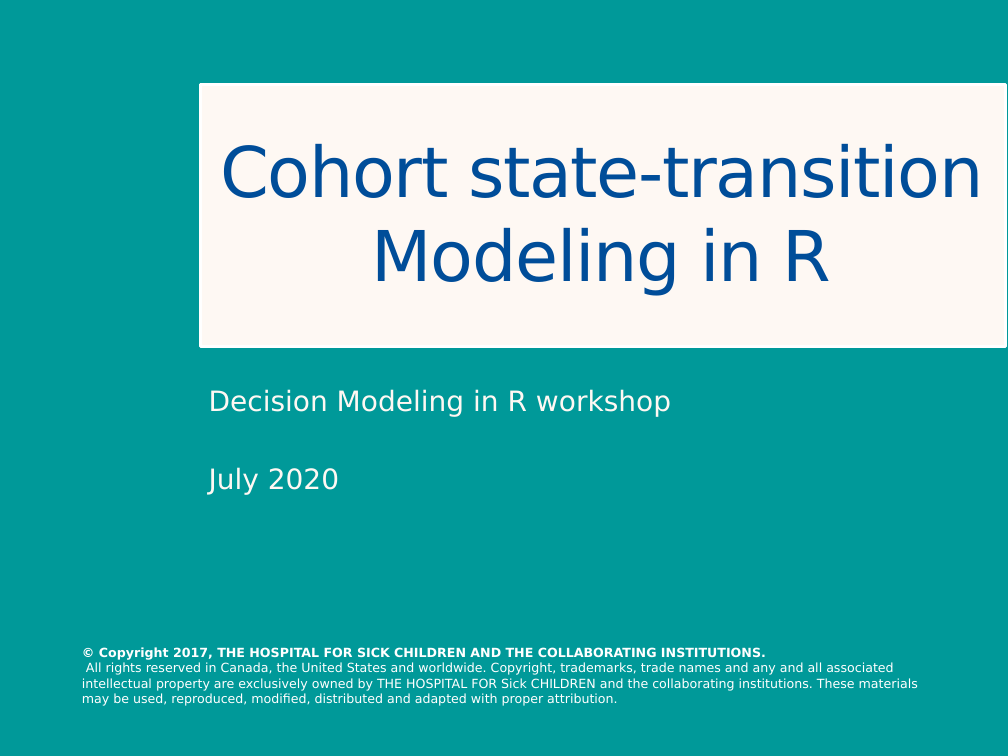
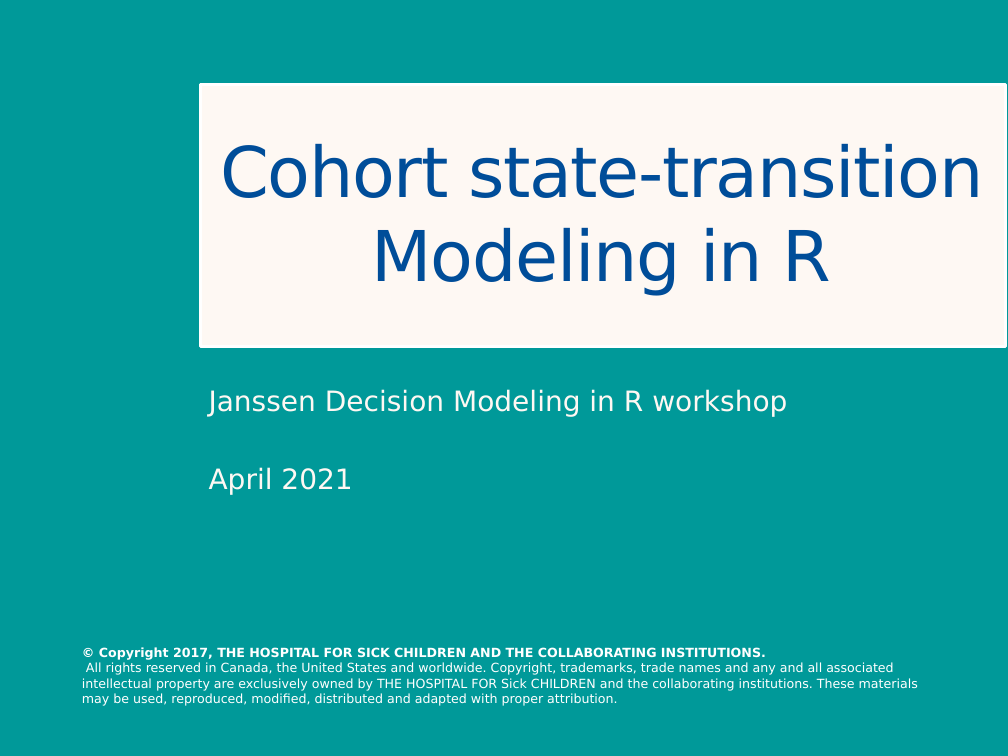
Before and after one commit to DARTH-git/Course-Modularization, a slide deck: slide 1 of static/Course_Modularization/Markov models/Slides/MarkovModelSlides_Janssen.pptx. Drawn at 1008x756 pixels with LibreOffice and Linux fonts; fonts in the diff are those of the drawing. Boxes give left, top, right and bottom in pixels: in the first picture for what was removed or moved away, otherwise in the second. Text is boxed around its words. In the diff, an @@ line names an element or a change of style, - is before the commit and + after.

```diff
--- a/static/Course_Modularization/Markov models/Slides/MarkovModelSlides_Janssen.pptx
+++ b/static/Course_Modularization/Markov models/Slides/MarkovModelSlides_Janssen.pptx
@@ subtitle at (x1=209, y1=389, x2=787, y2=495): text changed @@
-Decision Modeling in R workshop
-July 2020
+Janssen Decision Modeling in R workshop
+April 2021
```
Also in this commit, not shown: 1 other file.
